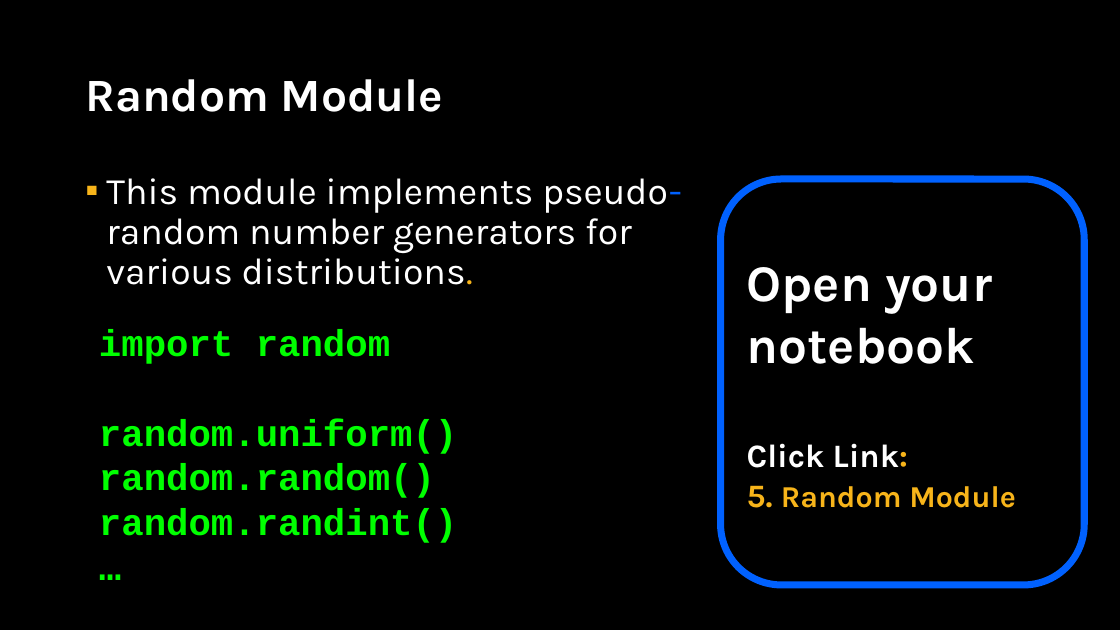
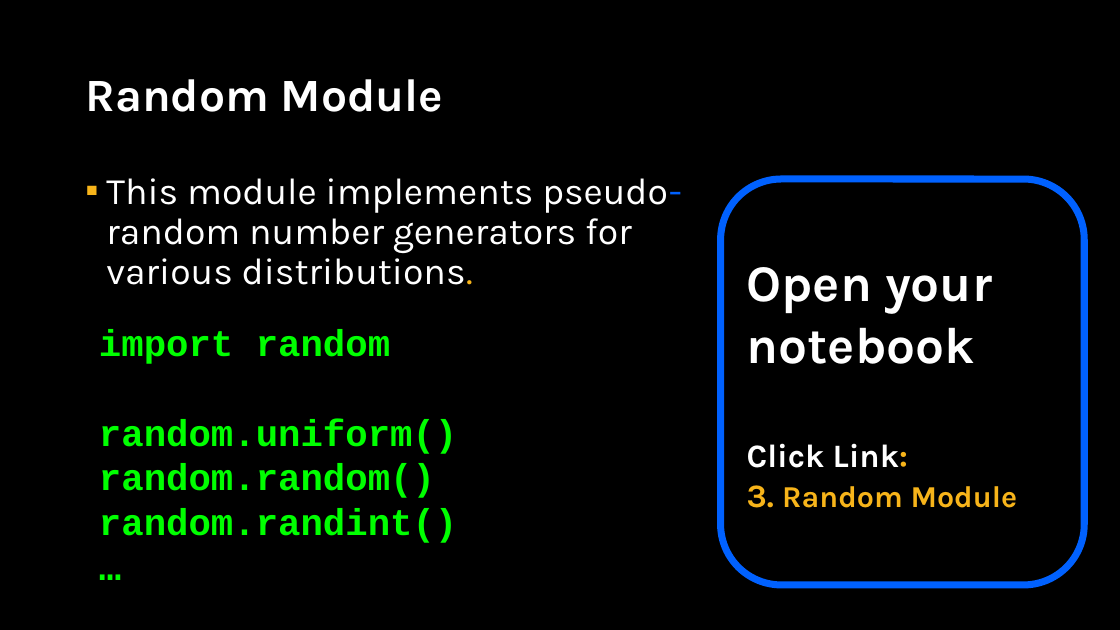
Before and after one commit to APS106/APS106-winter-2025-kinsella-goodfellow, a slide deck: slide 8 of lectures/week4/lecture2/slides/week4_lecture2.pptx (slide 10 before the commit). Drawn at 1120x630 pixels with LibreOffice and Linux fonts; fonts in the diff are those of the drawing; background and template pictures are left out. Boxes give left, top, right and bottom in pixels: in the first picture for what was removed or moved away, otherwise in the second. Text is boxed around its words. In the diff, an @@ line names an element or a change of style, - is before the commit and + after.

```diff
--- a/lectures/week4/lecture2/slides/week4_lecture2.pptx
+++ b/lectures/week4/lecture2/slides/week4_lecture2.pptx
@@ text in rounded rectangle at [747,485,1018,508]: text changed @@
-5. Random Module
+3. Random Module
```
Also in this commit, not shown: 4 other slides changed, 1 slide added, 1 slide removed, 6 other files.
